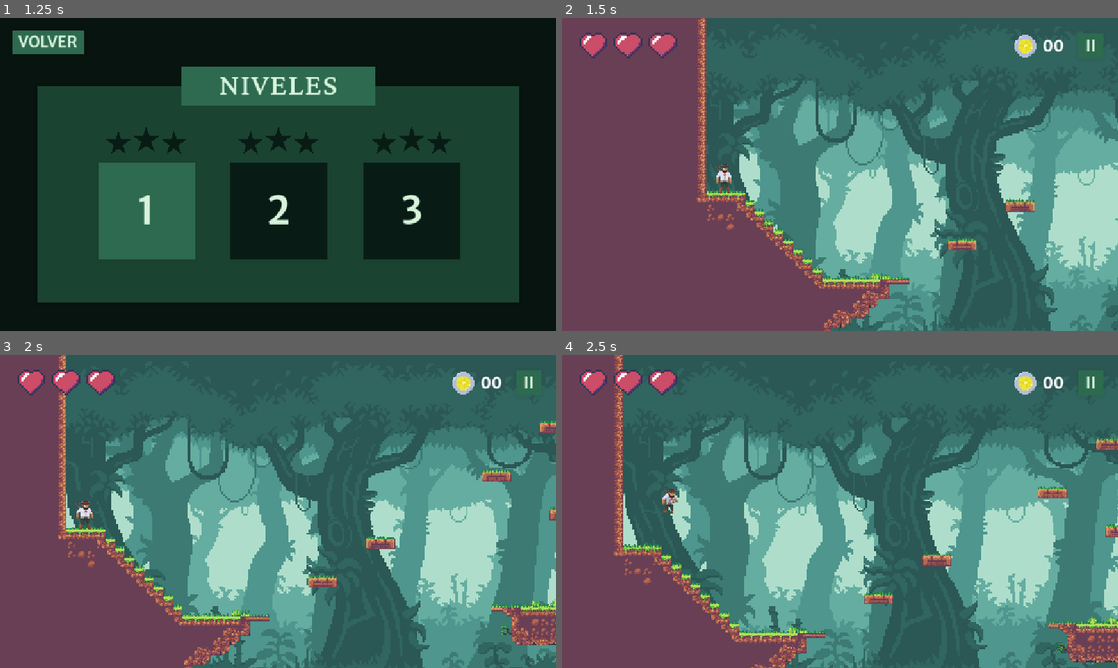
Above: before the commit, frames 1-4 (two rows, left to right).
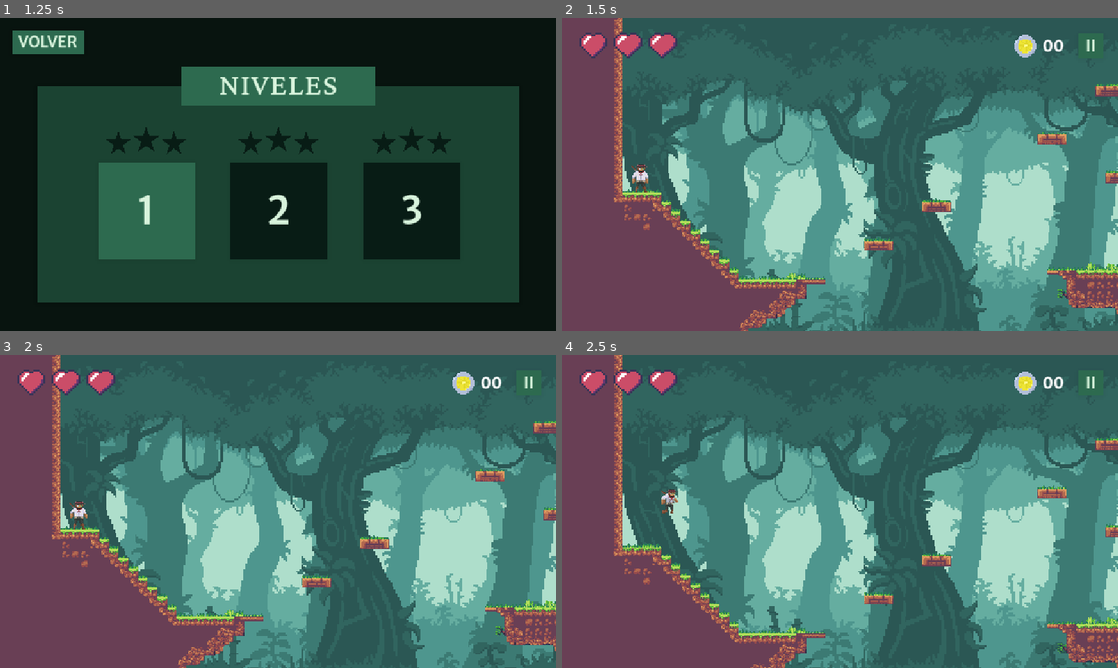
Above: after the commit, the same moments.

Repository: LYoshi02/TP-Videojuegos
Game: Godot game, scene res://pantallas/menu_principal/menu_principal.tscn
The game is run twice, just before and just after one commit, with the same random seed, the same clock (stepped at 60 frames per second) and the same inputs.
Inputs (mouse positions are in pixels of both pictures, inside the frame that each line leads up to):
- Up to frame 1 (1.25 s): click "NIVELES" at 0.5 s
- Up to frame 2 (1.5 s): click "1" at 1.25 s
- Up to frame 3 (2 s): no input
- Up to frame 4 (2.5 s): move the mouse to (962, 495) at 2.02 s; press the mouse at (962, 495) at 2.03 s; hold D (derecha) from 2.03 s (still down); tap W (salto) at 2.27 s

Frame 1 is identical in both runs. In frame 2, 51% of the frame differs, in the area x 9-100%, y 0-100%; in frame 3, 16%; in frame 4, 2.7%.

Commit message:
ajustar posicionamiento inicial de la camara

Diff:
--- a/pantallas/niveles/nivel_selva/nivel_selva.gd
+++ b/pantallas/niveles/nivel_selva/nivel_selva.gd
@@ -1,4 +1,13 @@
 extends Node2D
+
+@onready var personaje: CharacterBody2D = %Personaje
+@onready var camera_2d: Camera2D = $NodosEscena/Personaje/Camera2D
 
 func _ready() -> void:
 	ReproductorMusica.reproducir_musica(GLOBAL.MUSICAS["NIVEL_1"])
+
+	# Ajustar Camera2D
+	camera_2d.position_smoothing_enabled = false
+	camera_2d.global_position = personaje.global_position
+	await get_tree().create_timer(0.2).timeout
+	camera_2d.position_smoothing_enabled = true
